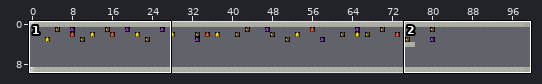
Tiled map (JSON): app/assets/tilemaps/map-1.json. The picture above shows the old version from afar; the outline marks the close-up.
Close-up. Before the edit:
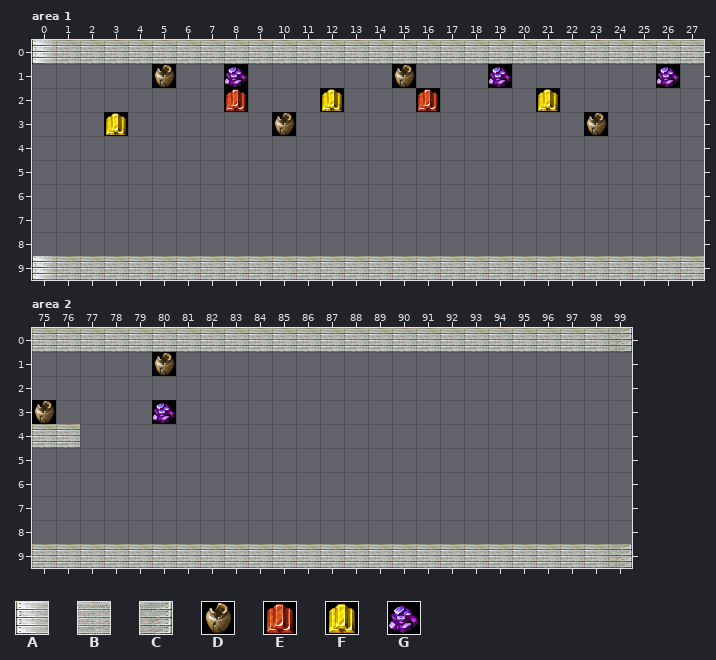
Cells are 32x32 px. Shown: area 1 x 0..27, y 0..9; area 2 x 75..99, y 0..9. The commit also changed other parts of the map, which this record leaves out.
Key: from "2-32x32": A 0, B 1, C 2, D 28, E 53, F 59, G 79.
_ is an empty cell.
Layer "Tile Layer 1" before, area 1, first column x 0:
 0 ABBBBBBBBBBBBBBBBBBBBBBBBBBB
 1 _____D__G______D___G______G_
 2 ________E___F___E____F______
 3 ___F______D____________D____
 4 ____________________________
 5 ____________________________
 6 ____________________________
 7 ____________________________
 8 ____________________________
 9 ABBBBBBBBBBBBBBBBBBBBBBBBBBB
Layer "Tile Layer 1" before, area 2, first column x 75:
 0 BBBBBBBBBBBBBBBBBBBBBBBBC
 1 _____D___________________
 2 _________________________
 3 D____G___________________
 4 BB_______________________
 5 _________________________
 6 _________________________
 7 _________________________
 8 _________________________
 9 BBBBBBBBBBBBBBBBBBBBBBBBC
And afterwards:
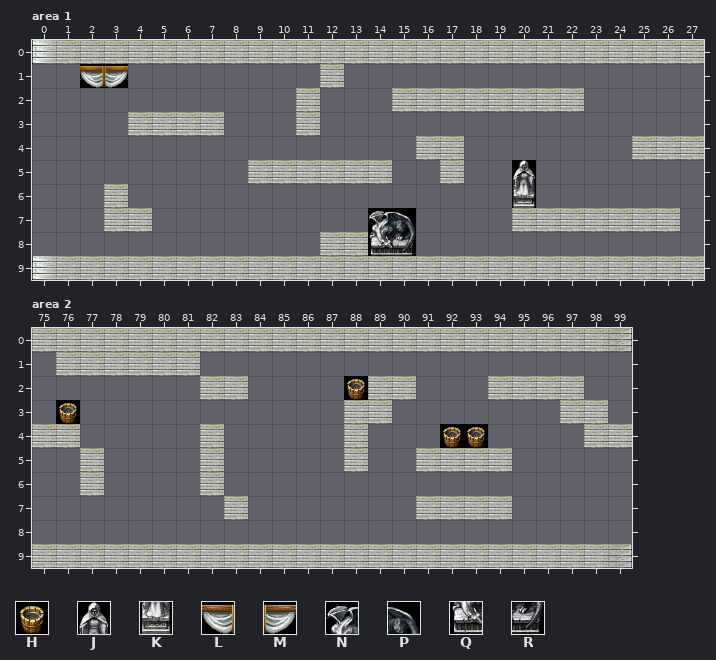
Further tiles: from "2-32x32": H 187, J 196, K 212, L 216, M 223, N 230, P 231, Q 246, R 247.
Difference:
Changed rows in their new state; . is an unchanged cell.
Layer "Tile Layer 1", area 1:
first column x 2:
 1 LM._.._...B.._..._......_.
 2 ......_..B_..BBBBBBBB.....
 3 ._BBBB.._B..........._....
 4 ..............BB.......BBB
 5 .......BBBBBB..B..J.......
 6 .B................K.......
 7 .BB.........NP....BBBBBBB.
 8 ..........BBQR............
Layer "Tile Layer 1", area 2:
first column x 75:
 1 .BBBBBB..................
 2 .......BB....HBB...BBBB..
 3 _H..._.......BB.......BB.
 4 .......B.....B...HH....BB
 5 ..B....B.....B..BBBB.....
 6 ..B....B.................
 7 ........B.......BBBB.....
